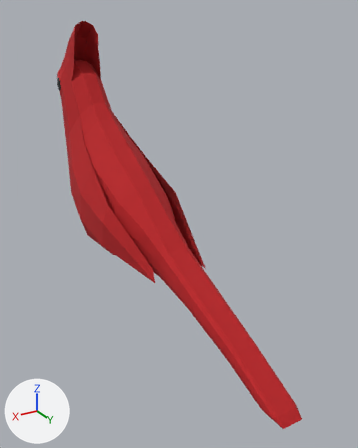
Renders of the FBX model Assets/Models/Animals/Cardinal.fbx from each side of a commit.
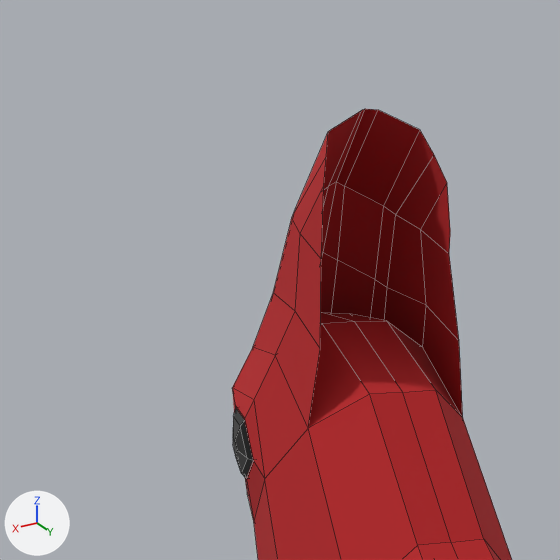
The first picture shows the older version from a 50 mm lens placed at (0.156, 0.369, 0.18), pointed at (-0.013, 0.088, 0.039). The close-ups show the older and then the newer version on the part from 4% to 33% of the width and 0% to 24% of the height of that picture. Only the edits that show in the close-ups are written down. The axes (+X, +Y, +Z) are drawn at lower left. The lights are the same throughout. The close-ups show mesh edges as thin lines. Where no turn or scale is listed for an object, it has been applied to the vertices.

Objects in the first close-up: 'CardinalBody', 'CardinalFluff'.
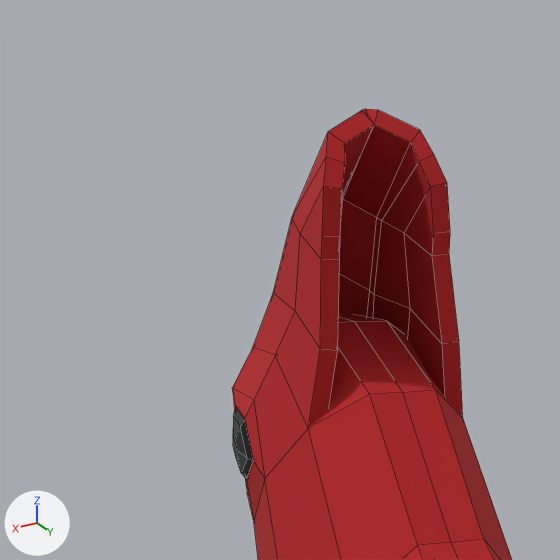
The newer file is also rescaled (x1.09), turned or shifted as a whole; pictures and numbers use the older file's frame.

What differs and where, as boxes (x1, y1, x2, y2) in the close-ups (560 x 560 px):
'CardinalFluff', reshaped
    before: (253, 109, 463, 427)
    after: (253, 109, 463, 428)
part 1 of me_plane_053, added (red)
    after: (308, 109, 463, 428)

Diff of the bpy script that builds the scene:
```diff
--- a/Assets/Models/Animals/Cardinal.fbx.py
+++ b/Assets/Models/Animals/Cardinal.fbx.py
@@ me_plane_053 @@
 # used by ob_cardinalfluff; location = (0.0, 0.0, -0.101)
-me_plane_053.from_pydata(...)  # 44 vertices, 30 faces; spans x -0.0131..0.0131, y -0.0784..-0.0357, z 0.2266..0.2732
+me_plane_053.from_pydata(...)  # 88 vertices, 86 faces; spans x -0.0131..0.0131, y -0.0784..-0.0354, z 0.2262..0.2732
+# me_plane_053 part 1
+# 44 vertices are added at x -0.0102..0.0102, y -0.0764..-0.0354, z 0.2262..0.271
+# 56 new faces join them
 me_plane_053.materials.append(mat_cardinalbase)
```
